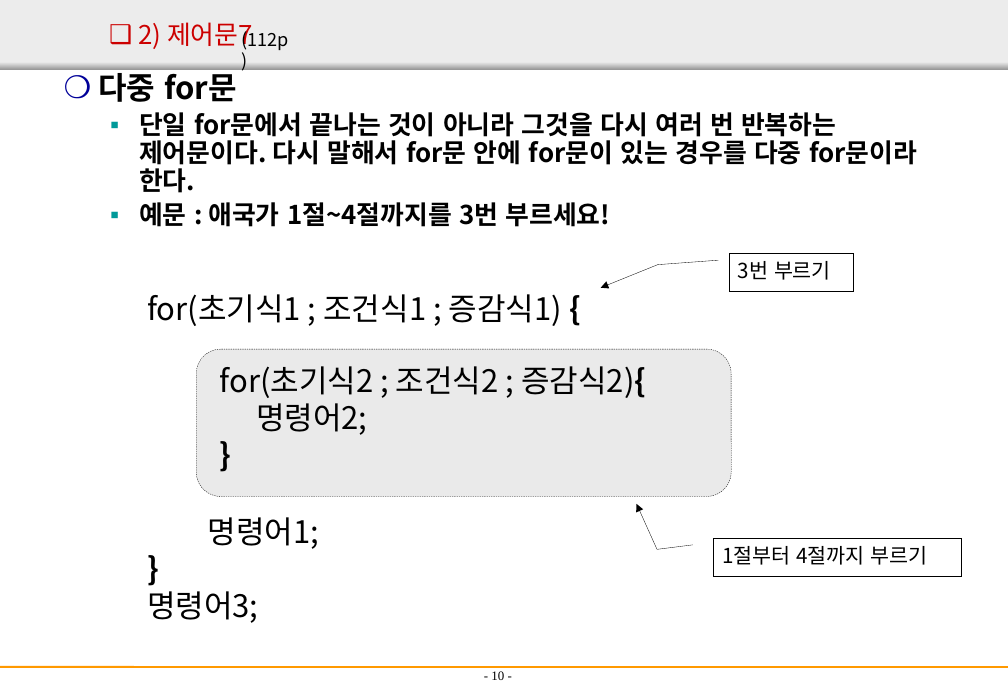
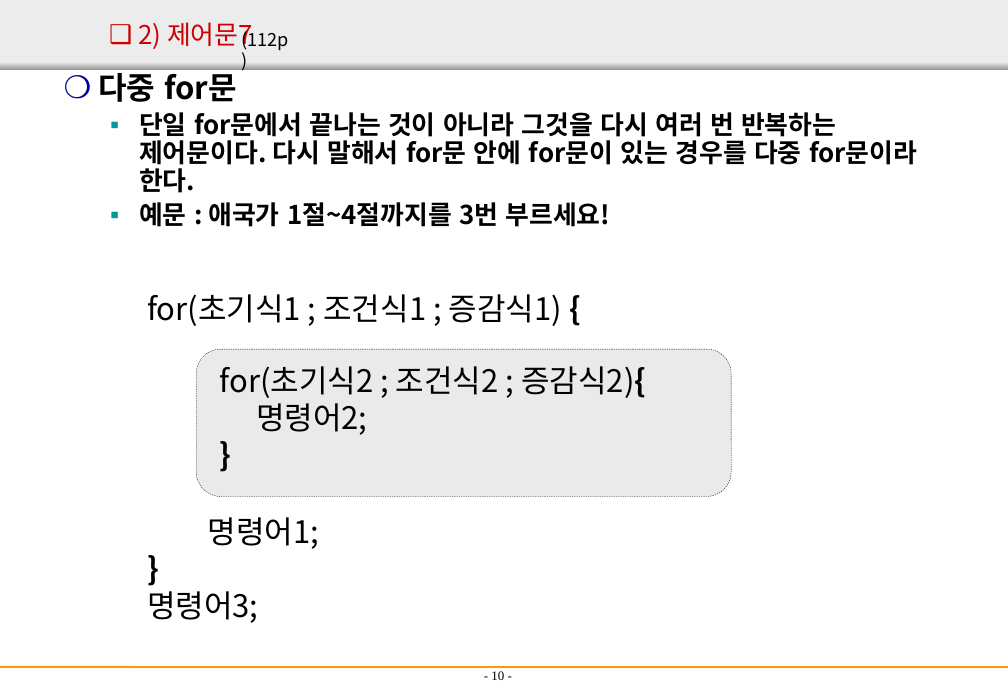
Before and after one commit to Jaehe-he/naver17study, a slide deck: slide 10 of 자료들/03장_주석문과제어문.ppt. Drawn at 1008x698 pixels with LibreOffice and Linux fonts; fonts in the diff are those of the drawing. Boxes give left, top, right and bottom in pixels: in the first picture for what was removed or moved away, otherwise in the second. Text is boxed around its words. In the diff, an @@ line names an element or a change of style, - is before the commit and + after.

```diff
--- a/자료들/03장_주석문과제어문.ppt
+++ b/자료들/03장_주석문과제어문.ppt
@@ border callout removed at [728, 253, 852, 291] @@
-3번 부르기
@@ border callout removed at [713, 537, 962, 576] @@
-1절부터 4절까지 부르기
```
Also in this commit, not shown: 1 other slide changed, 24 other files.
